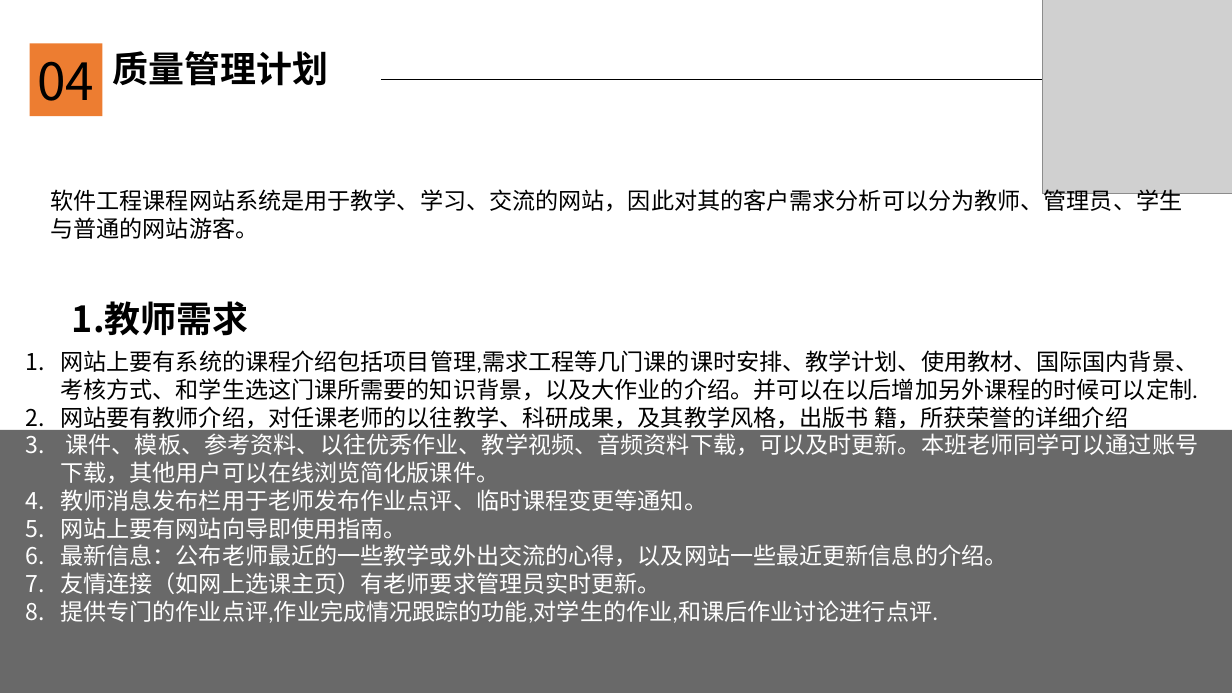
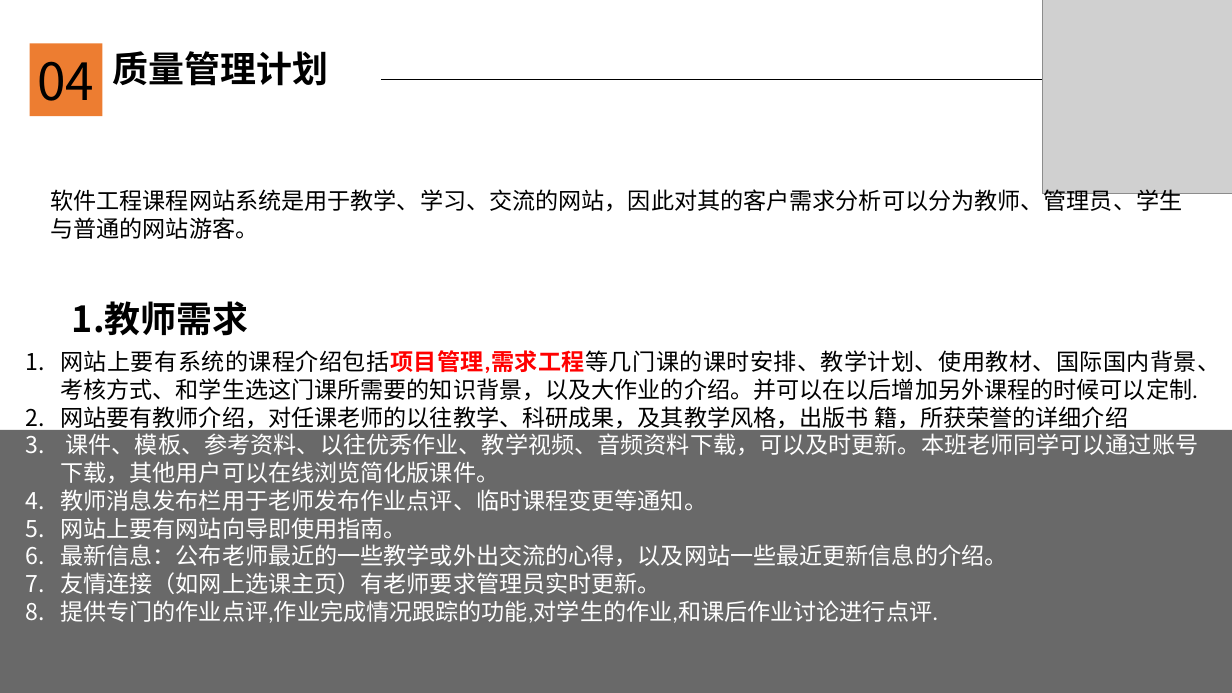
Before and after one commit to JanHonan/store, a slide deck: slide 6 of G2/软件工程系列课程教学辅助网站/非受控文档/陈金润/PRD-G2-需求工程计划ppt.pptx. Drawn at 1232x693 pixels with LibreOffice and Linux fonts; fonts in the diff are those of the drawing; grey boxes stand for pictures; background and template pictures are left out. Boxes give left, top, right and bottom in pixels: in the first picture for what was removed or moved away, otherwise in the second. Text is boxed around its words. In the diff, an @@ line names an element or a change of style, - is before the commit and + after.

Commit message:
简浩男2017-11-2 修改需求工程计划ppt

```diff
--- a/G2/软件工程系列课程教学辅助网站/非受控文档/陈金润/PRD-G2-需求工程计划ppt.pptx
+++ b/G2/软件工程系列课程教学辅助网站/非受控文档/陈金润/PRD-G2-需求工程计划ppt.pptx
@@ text at bbox=[60, 350, 1220, 401]: text colour #000000 to #FF0000, bold on in "网站上要有系统的课程介绍包括项目管理,需求工程等几门课的课时安排、教学计划、使用教材、国际国内背景、考核方式、和学生选这 ..." @@
```
Also in this commit, not shown: 5 other slides changed, 3 slides added.
